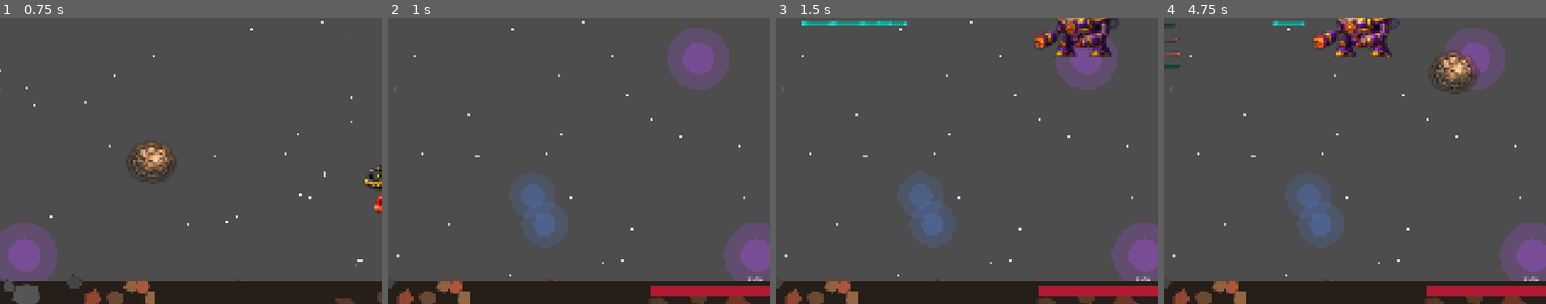
Above: before the commit, frames 1-4 (left to right).
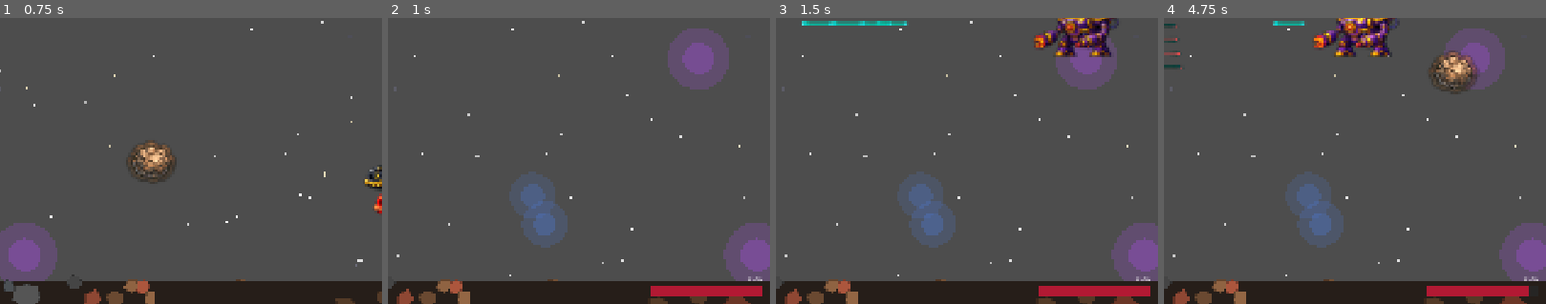
Above: after the commit, the same moments.

Repository: mattzollinhofer/space_scroller
Game: Godot game, scene res://tests/test_boss_attack.tscn
Two runs of this game, one before a commit and one after it. Both use one fixed random seed, a clock stepped at 60 frames per second and the inputs below. This scene is started directly instead of the project's main scene.
Inputs (mouse positions are % of the whole screen's width and height, from its top left):
- Up to frame 1 (0.75 s): tap Enter at 0.5 s; move the mouse to (72, 45) at 0.52 s; hold D (move_right) from 0.53 s (still down); hold Space (shoot) from 0.53 s (still down); click (72, 45) at 0.67 s
- Up to frame 2 (1 s): keep holding D (move_right); keep holding Space (shoot)
- Up to frame 3 (1.5 s): release D (move_right) at 1.25 s; release Space (shoot) at 1.25 s; drag from (30, 55) to (54, 50) at 1.27 s
- Up to frame 4 (4.75 s): move the mouse to (60, 28) at 2.02 s; hold D (move_right) 2.03-2.75 s; hold Space (shoot) 2.03-2.75 s; drag from (45, 70) to (65, 50) at 2.77 s; move the mouse to (80, 65) at 3.52 s; hold A (move_left) 3.53-4.25 s; hold Space (shoot) 3.53-4.25 s; drag from (20, 35) to (54, 50) at 4.27 s
The pictures show only the part of the screen within x 50-100%, y 49-99%; the shares and areas given below are measured in that part.

Frame 1 is identical in both runs. In frame 2, less than 0.1% of the frame differs, in the area x 98-100%, y 93-98%; in frame 3, less than 0.1%; in frame 4, 0.2%, in the area x 95-100%, y 93-98%.

Commit message:
Fix boss health bar not updating when boss takes damage
The fill bar was using right-anchoring which caused incorrect width
calculations. Changed to left-anchoring with explicit offsets so the
bar properly shrinks as the boss loses health.

Co-Authored-By: Claude <noreply@anthropic.com>

Diff:
--- a/scenes/ui/boss_health_bar.tscn
+++ b/scenes/ui/boss_health_bar.tscn
@@ -40,10 +40,9 @@
 
 [node name="Fill" type="ColorRect" parent="Container"]
 layout_mode = 1
-anchors_preset = 10
-anchor_right = 1.0
+anchors_preset = 0
+offset_left = 2.0
 offset_top = 37.0
-offset_right = 0.0
+offset_right = 298.0
 offset_bottom = 58.0
-grow_horizontal = 2
 color = Color(0.7, 0.1, 0.2, 1)
--- a/scripts/ui/boss_health_bar.gd
+++ b/scripts/ui/boss_health_bar.gd
@@ -39,24 +39,19 @@
 
 
 func _update_fill() -> void:
-	if not _fill or not _background:
+	if not _fill:
 		return
 
 	# Calculate fill percentage
 	var fill_percent = get_fill_percent()
 
-	# Get background dimensions for reference
-	var bg_width = _background.offset_right - _background.offset_left
-	if bg_width <= 0:
-		bg_width = bar_width
+	# Fill bar: left margin at 2, max right at 298 (296px total width)
+	var fill_left = 2.0
+	var fill_max_width = 296.0
+	var fill_width = fill_max_width * fill_percent
 
-	# Fill from left, so we adjust offset_right based on fill percentage
-	# offset_left stays at 0, offset_right moves based on health
-	var fill_width = bg_width * fill_percent
-
-	# The fill starts at offset_left = 0 (relative to anchor)
-	# We only need to update offset_right to shrink/grow the fill
-	_fill.offset_right = _fill.offset_left + fill_width - 4  # -4 for margin
+	# Update offset_right to shrink/grow the fill
+	_fill.offset_right = fill_left + fill_width
 
 
 ## Hide the health bar
